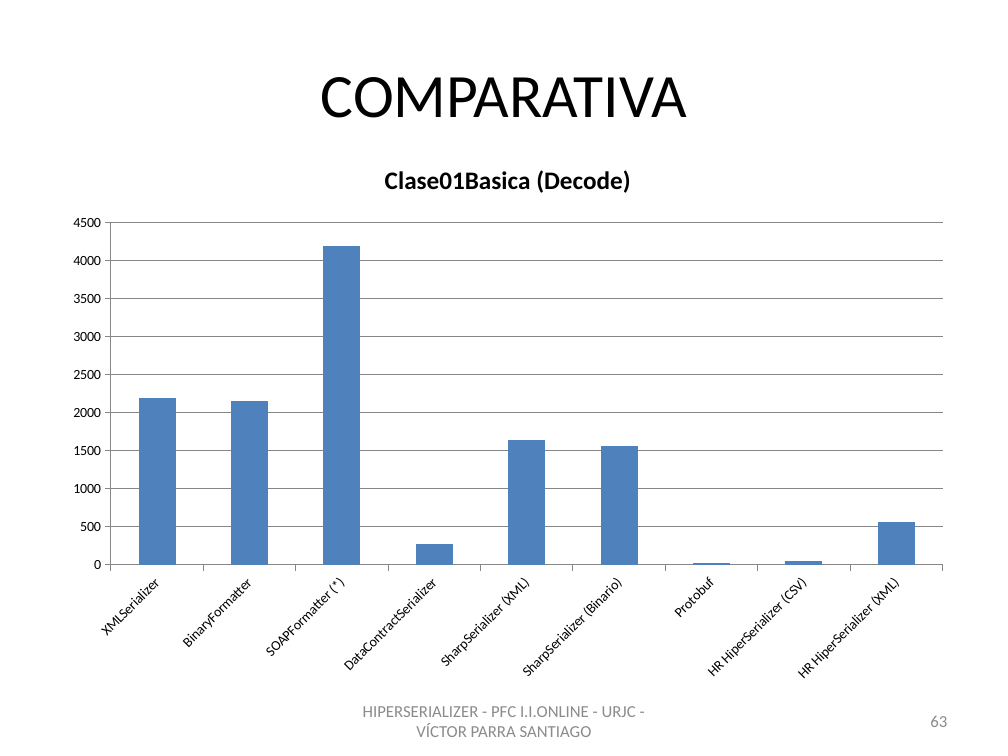
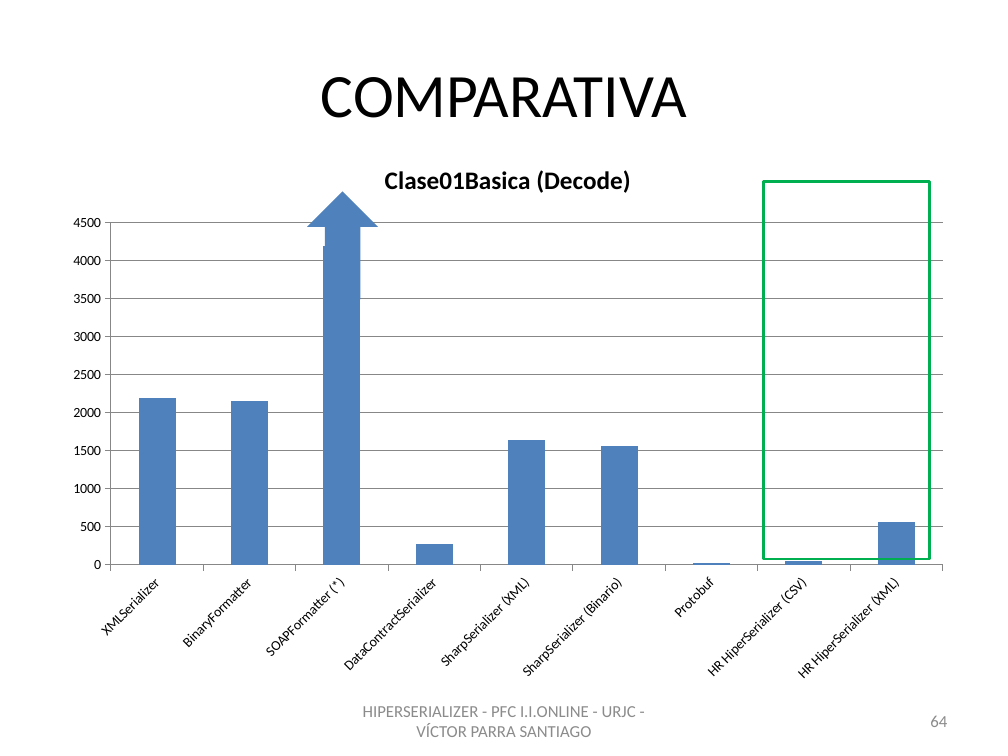
Before and after one commit to vitiparra/ProyectoFinDeCarrera, a slide deck: slide 64 of Memoria/PFC HiperSerializer.pptx (slide 63 before the commit). Drawn at 1008x756 pixels with LibreOffice and Linux fonts; fonts in the diff are those of the drawing; background and template pictures are left out. Boxes give left, top, right and bottom in pixels: in the first picture for what was removed or moved away, otherwise in the second. Text is boxed around its words. In the diff, an @@ line names an element or a change of style, - is before the commit and + after.

```diff
--- a/Memoria/PFC HiperSerializer.pptx
+++ b/Memoria/PFC HiperSerializer.pptx
@@ down arrow added at [307, 192, 378, 299], fill #4F81BD @@
@@ rectangle added at [764, 181, 929, 559], outline #00B050 2 pt @@
@@ page number at [930, 716, 947, 727]: text changed @@
-63
+64
```
Also in this commit, not shown: 17 other slides changed, 1 slide added.
